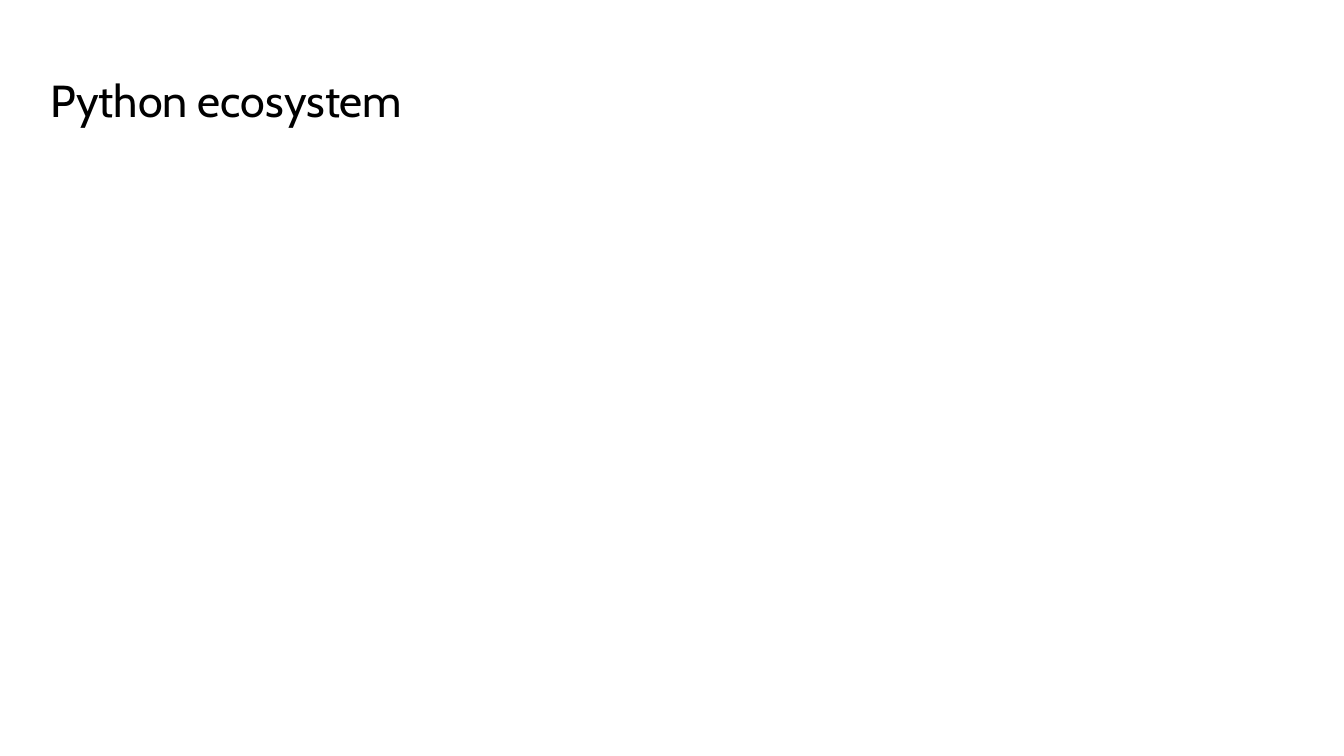
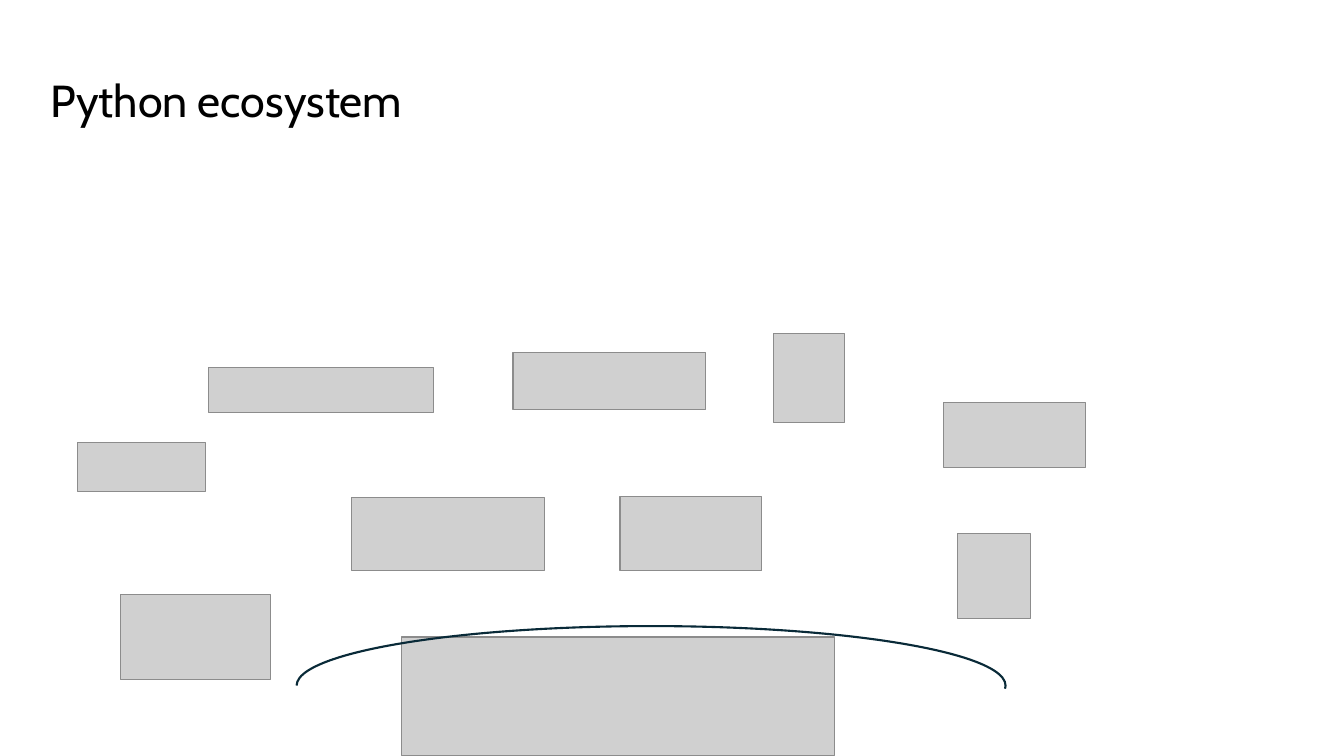
Before and after one commit to simonperneel/DS-python-data-analysis, a slide deck: slide 9 of docs/slides.pptx. Drawn at 1344x756 pixels with LibreOffice and Linux fonts; fonts in the diff are those of the drawing; grey boxes stand for pictures. Boxes give left, top, right and bottom in pixels: in the first picture for what was removed or moved away, otherwise in the second. Text is boxed around its words. In the diff, an @@ line names an element or a change of style, - is before the commit and + after.

```diff
--- a/docs/slides.pptx
+++ b/docs/slides.pptx
@@ picture added at (513, 353, 706, 410) @@
@@ picture added at (773, 334, 845, 423) @@
@@ picture added at (208, 367, 434, 411) @@
@@ picture added at (944, 403, 1086, 468) @@
@@ picture added at (78, 443, 206, 491) @@
@@ picture added at (352, 498, 544, 571) @@
@@ picture added at (620, 497, 762, 572) @@
@@ picture added at (958, 533, 1030, 618) @@
@@ picture added at (120, 595, 271, 680) @@
@@ arch (boxed as its full ring) added at (296, 626, 1005, 745), fill #156082, outline #092A39 1.5 pt @@
@@ picture added at (402, 637, 835, 756) @@
```
Also in this commit, not shown: 3 other slides changed, 12 other files.
